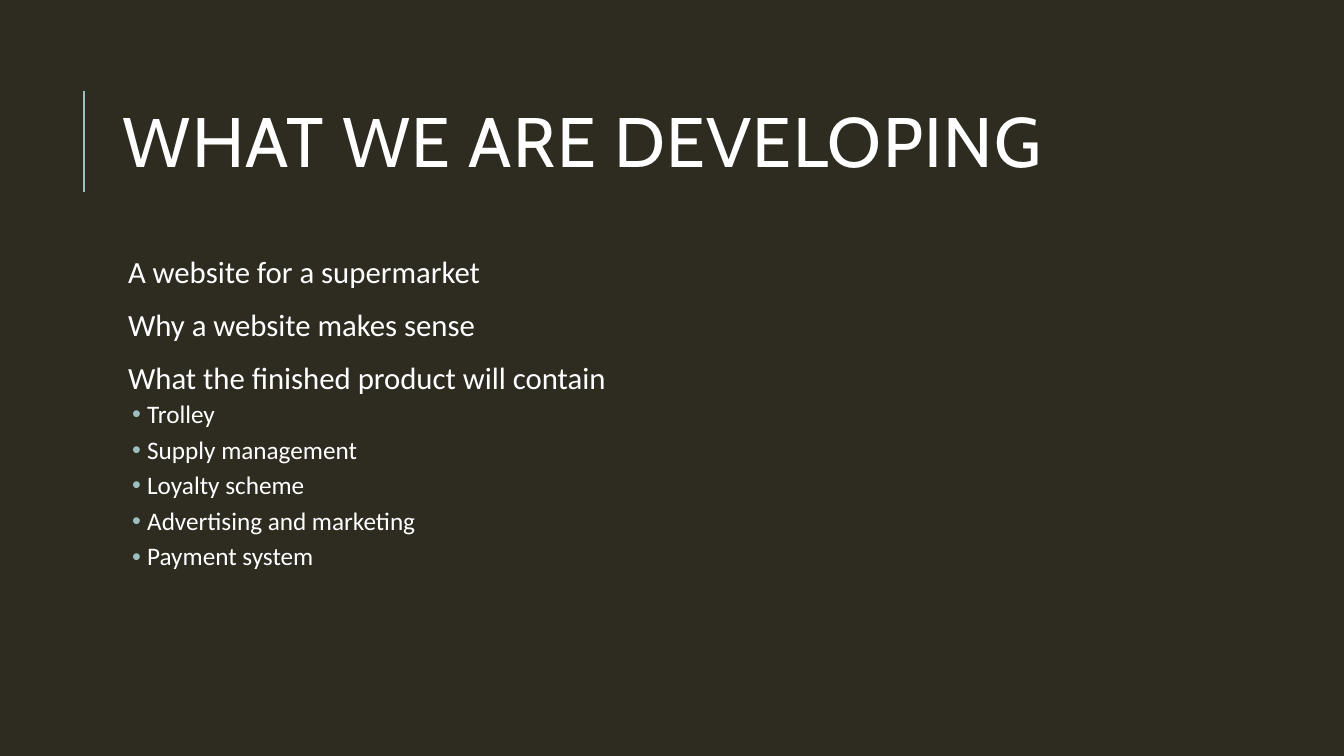
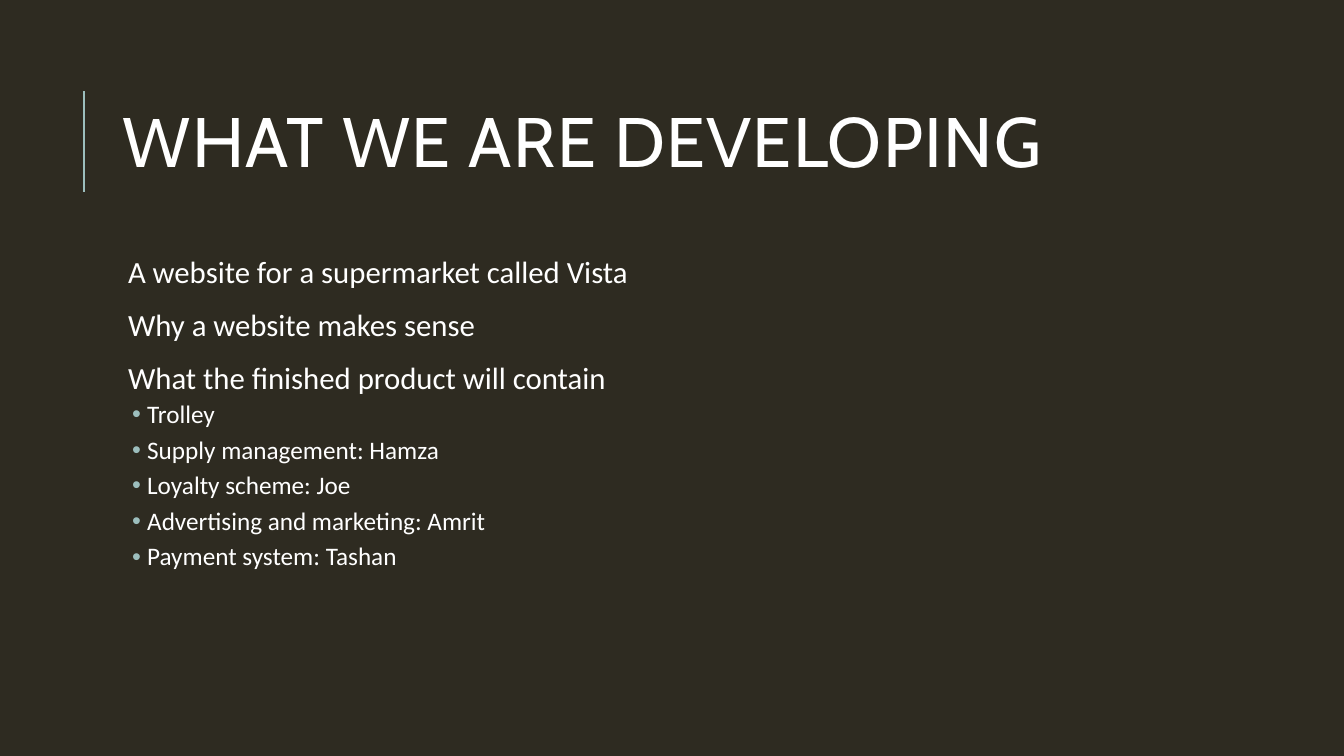
Before and after one commit to HamzaB93/UWL_Level5_Team_Project, a slide deck: slide 3 of Group_Docs/Team_Presentation_Group2.pptx. Drawn at 1344x756 pixels with LibreOffice and Linux fonts; fonts in the diff are those of the drawing. Boxes give left, top, right and bottom in pixels: in the first picture for what was removed or moved away, otherwise in the second. Text is boxed around its words. In the diff, an @@ line names an element or a change of style, - is before the commit and + after.

Commit message:
Hamza: Added network diagram.

```diff
--- a/Group_Docs/Team_Presentation_Group2.pptx
+++ b/Group_Docs/Team_Presentation_Group2.pptx
@@ text at (128, 261, 628, 288): text changed @@
-  A website for a supermarket
+  A website for a supermarket called Vista
@@ text at (147, 441, 485, 569): text changed @@
-  • Supply management
-  • Loyalty scheme
-  • Advertising and marketing
-  • Payment system
+  • Supply management: Hamza
+  • Loyalty scheme: Joe
+  • Advertising and marketing: Amrit
+  • Payment system: Tashan
```
Also in this commit, not shown: 7 other slides changed, 1 slide added, 1 other file.
